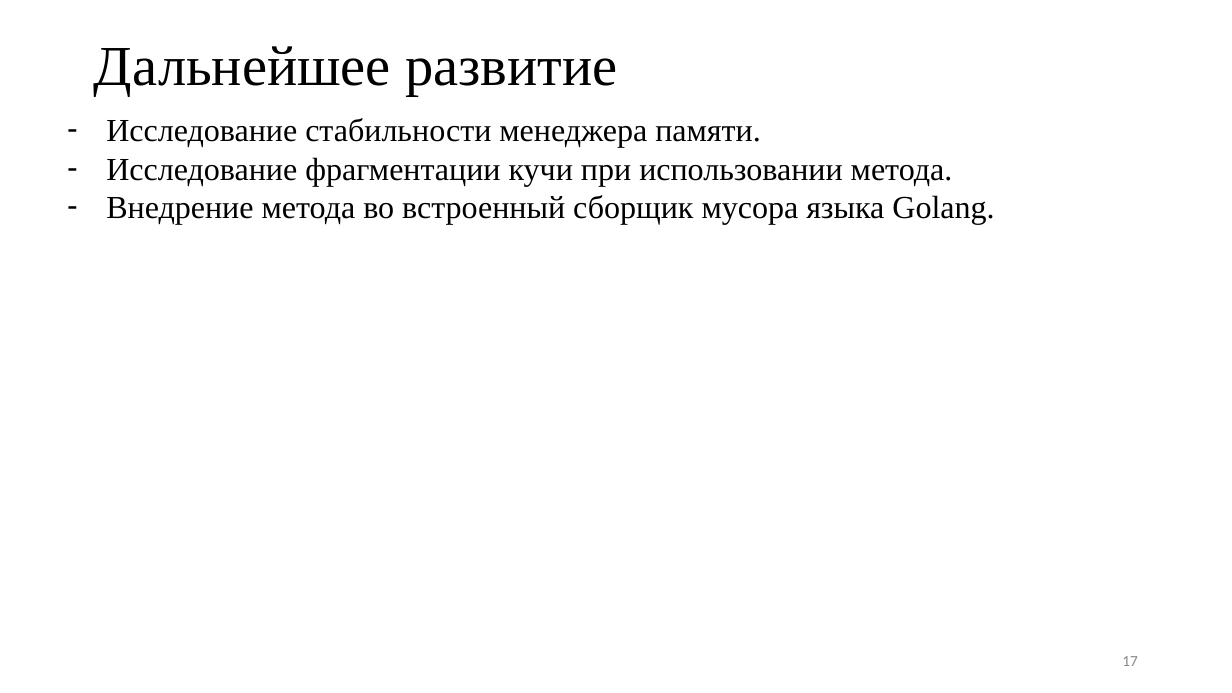
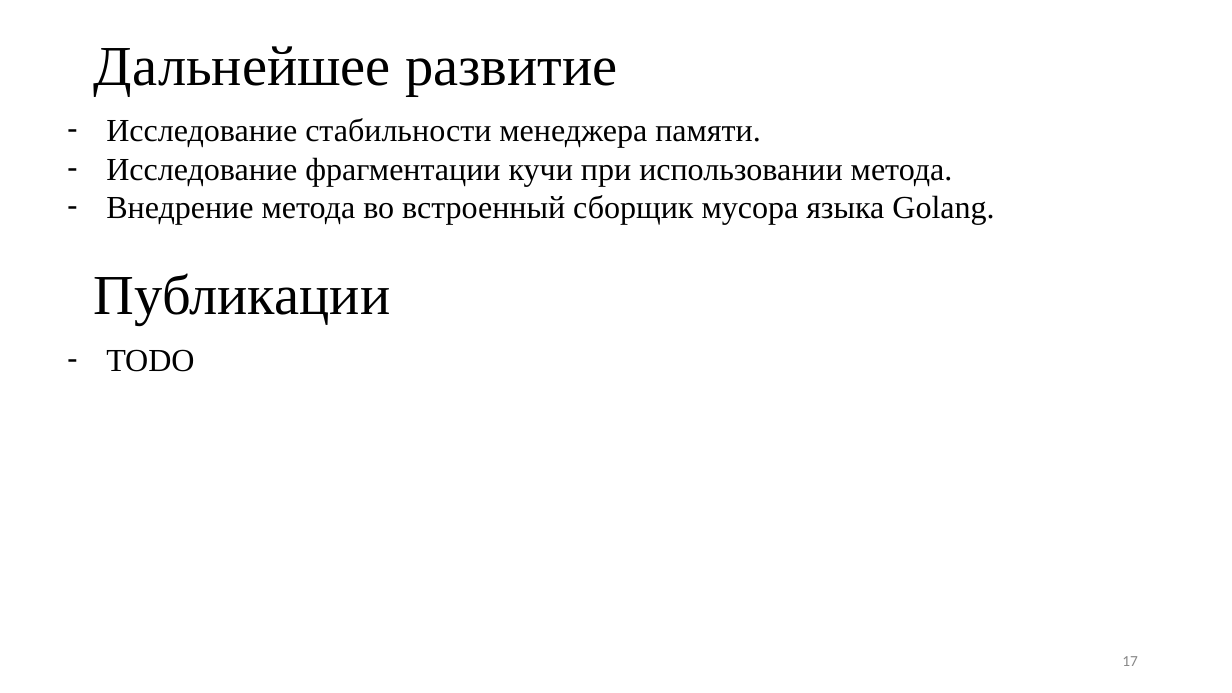
Before and after one commit to Inspirate789/alloc, a slide deck: slide 17 of docs/presentation/bachelor-thesis.pptx. Drawn at 1232x693 pixels with LibreOffice and Linux fonts; fonts in the diff are those of the drawing. Boxes give left, top, right and bottom in pixels: in the first picture for what was removed or moved away, otherwise in the second. Text is boxed around its words. In the diff, an @@ line names an element or a change of style, - is before the commit and + after.

```diff
--- a/docs/presentation/bachelor-thesis.pptx
+++ b/docs/presentation/bachelor-thesis.pptx
@@ title added at (x1=94, y1=273, x2=390, y2=325), 44 pt, text #000000 @@
+Публикации
@@ text added at (x1=106, y1=349, x2=194, y2=372), 25 pt, text #000000 @@
+– TODO
```
Also in this commit, not shown: 6 other slides changed, 4 slides added, 4 slides removed, 13 other files.
